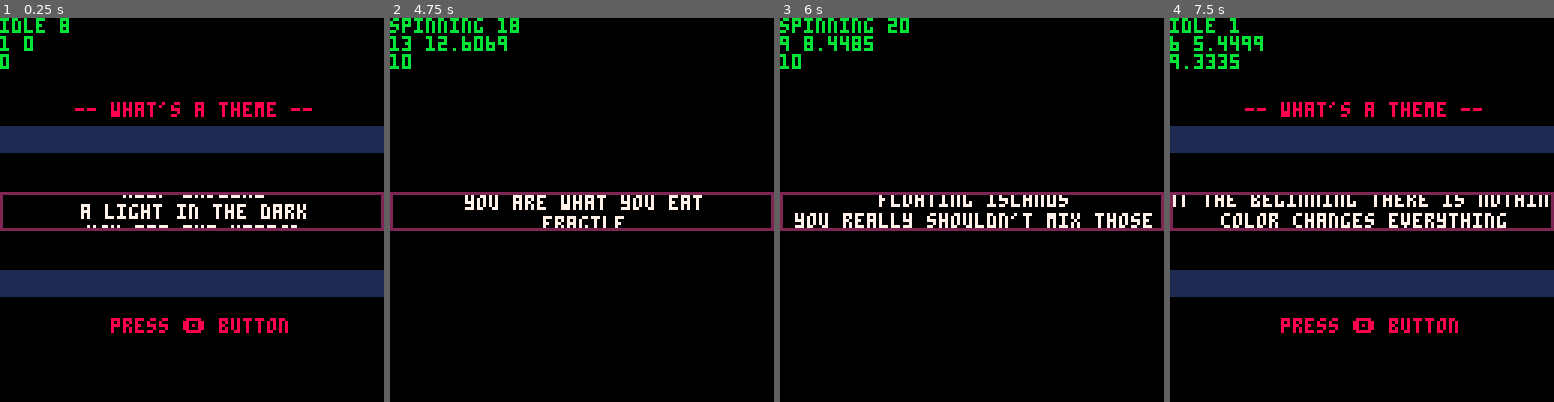
Above: before the commit, frames 1-4 (left to right).
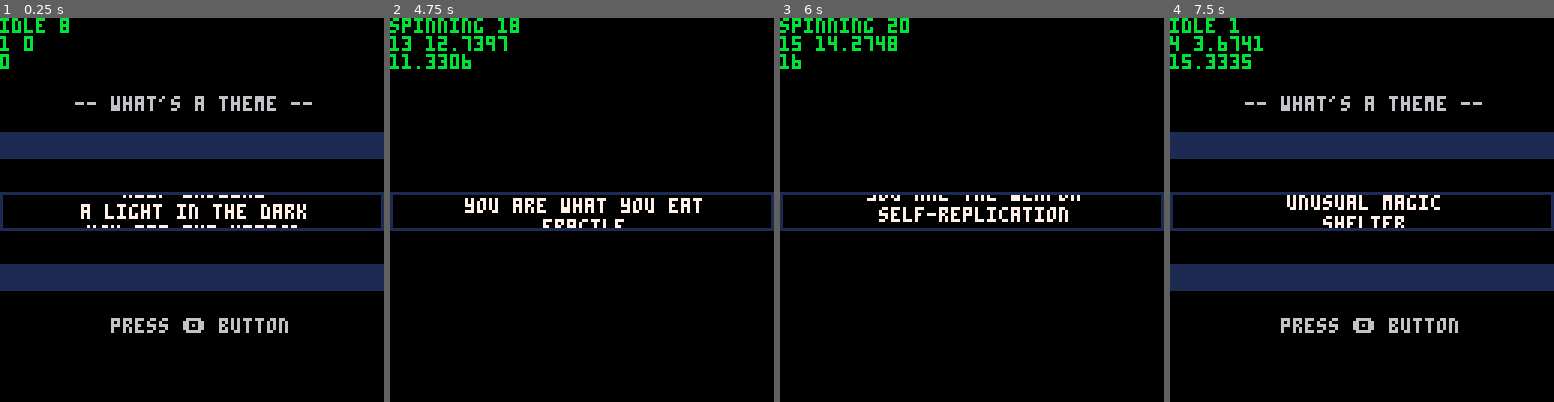
Above: after the commit, the same moments.

Repository: shuGH/pico8-theme-slot
Game: PICO-8 cartridge theme.p8
The game is run twice, just before and just after one commit, with the same random seed, the same clock (stepped at 60 frames per second) and the same inputs.
Inputs:
- Up to frame 1 (0.25 s): no input
- Up to frame 2 (4.75 s): tap X (X key) at 0.33, 1.07, 1.85, 2.97, 4.08 s; tap O (Z key) at 0.7, 1.7, 2.1, 2.5, 2.9, 3.3, 3.7, 4.1, 4.5 s
- Up to frame 3 (6 s): tap O (Z key) at 4.9, 5.3, 5.7 s; tap X (X key) at 5.2 s
- Up to frame 4 (7.5 s): tap O (Z key) every 0.4 s from 6.1 to 7.3 s; tap X (X key) at 6.32, 7.43 s

The runs differ from the first frame. In frame 1, 9.9% of the frame differs, in the area x 0-100%, y 20-83%; in frame 2, 3.2%; in frame 3, 4.7%; in frame 4, 13%, in the area x 0-100%, y 4-83%.

Commit message:
add html

Diff:
--- a/theme.p8
+++ b/theme.p8
@@ -27,7 +27,7 @@
 -- reel speed (line / sec)
 speed = 0
 speed_min = 0.4
-speed_max = 10
+speed_max = 16
 -- fixed reel
 fixed = false
 -- idle, spinning, pressed, decided
@@ -112,6 +112,8 @@
 	end
 end
 
+-- update state ------------------------
+
 function _update_idle()
 	if     btnp(🅾️)==true then
 		move_state("spinning")
@@ -148,7 +150,7 @@
 		return
 	end
 
-	update_reel(-2, true)
+	update_reel(-3, true)
 end
 
 function _update_decided()
@@ -160,6 +162,8 @@
 		return
 	end
 end
+
+-- update main ------------------------
 
 function _update()
  if     state == "idle" then
@@ -205,19 +209,21 @@
 	rect(
 		0,c.y+6,
 		127,c.y-6,
-		2
+		1
 	)
 end
 
+-- draw state ------------------------
+
 function _draw_idle()
 	draw_reel()
 
-	rectfill(0,c.y-28,128,c.y-20,1)
-	rectfill(0,c.y+20,128,c.y+28,1)
-
-	printm("-- what's a theme --", 64, 28, 8)
+	rectfill(0,c.y-26,128,c.y-18,1)
+	rectfill(0,c.y+18,128,c.y+26,1)
+
+	printm("-- what's a theme --", 64, 26, 6)
  blink(function ()
-		printm("press 🅾️ button", 64, 100, 8)
+		printm("press 🅾️ button", 64, 100, 6)
  end, 1.0, 1.0)
 end
 
@@ -226,7 +232,7 @@
 
 	if frame >= 60 then
   blink(function ()
- 		printm("press 🅾️ button", 64, 100, 8)
+ 		printm("press 🅾️ button", 64, 100, 6)
   end, 0.2, 0.2)
 	end
 end
@@ -238,12 +244,14 @@
 function _draw_decided()
 	draw_reel()
 
-	rectfill(0,c.y-28,128,c.y-20,1)
-	rectfill(0,c.y+20,128,c.y+28,1)
-
-	printm("this jam's theme is...", 64+4, 28, 8)
-	printm("press 🅾️ button", 64, 100, 8)
-end
+	rectfill(0,c.y-26,128,c.y-18,10)
+	rectfill(0,c.y+18,128,c.y+26,10)
+
+	printm("this jam's theme is...", 64+4, 26, 6)
+	printm("press 🅾️ button", 64, 100, 6)
+end
+
+-- draw main ------------------------
 
 function _draw_debug()
  color(11)
Not shown, added: .gitignore
Not shown, added: README.md
Not shown, added: index.html
Not shown, added: theme.js
